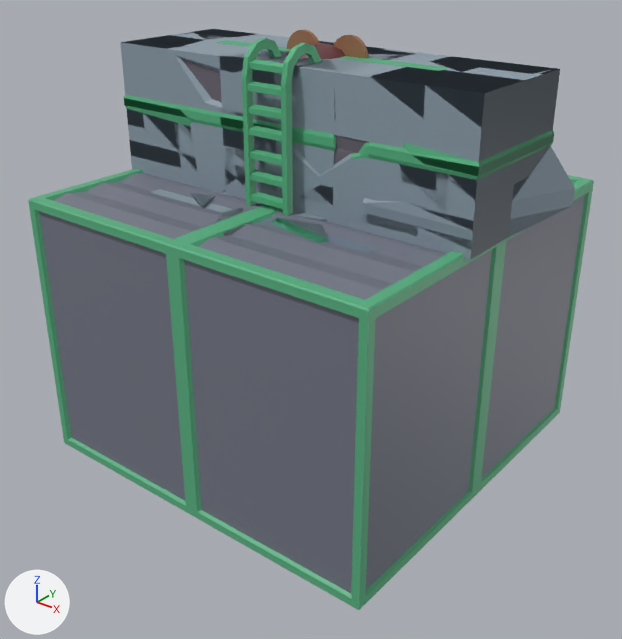
Renders of the FBX model Assets/Models/ld59.fbx from each side of a commit.
Rendered twice from a 50 mm lens placed at (3.85, -4.93, 1.96), pointed at (0.12, -0.26, -0.93). Arrows for +X, +Y and +Z are at lower left; the lights stay in place. The older version comes first. Where no turn or scale is listed for an object, it has been applied to the vertices.

In view in the first picture: 'Elevator', 'Ladder', 'Plane', 'Rat', 'Wall', 'Wall.Breakable', 'Wall.Broken' and 2 more.
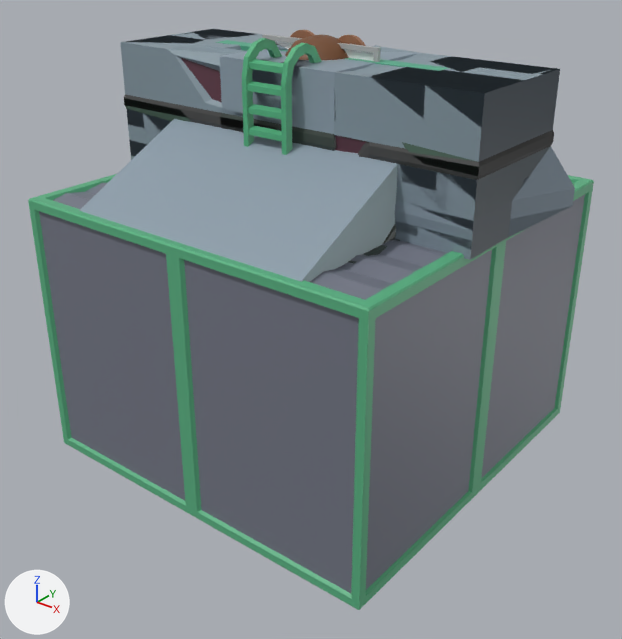
Patch to the scene script:
```diff
--- a/Assets/Models/ld59.fbx.py
+++ b/Assets/Models/ld59.fbx.py
@@ me_cube_013 @@
 # used by ob_wall_breakable; location = (0.0, 0.0, 0.0)
-me_cube_013.from_pydata(...)  # 255 vertices, 238 faces; spans x -1.55..1.56, y -1.13..1.13, z -0.01..1.0
+me_cube_013.from_pydata(...)  # 271 vertices, 258 faces; spans x -1.55..1.56, y -1.13..1.13, z -0.01..1.05
+# me_cube_013 part 2
+# 3 vertices are removed from x -0.74..-0.37, y -0.44..0.0, z 1.0
+# 10 faces are deleted
+# 11 vertices move from x -0.39..0.52, y -0.5..0.5, z 0.86..1.0 to x -0.46..0.42, y -0.46..0.51, z 0.86..1.03
+# 19 vertices are added at x -0.87..-0.21, y -0.29..0.23, z 0.91..1.05
+# 30 new faces join them
+# me_cube_013 part 3: 222 kept faces spanning x -1.55..1.56, y -1.13..1.13, z -0.01..1.03 get new texture (UV) coordinates
 me_cube_013.materials.append(mat_material)
@@ me_cube_001 @@
 me_cube_001.from_pydata(...)  # 28 vertices, 26 faces; spans x -0.509..0.509, y -0.509..0.509, z 0.0..1.0
 # used by ob_wall; location = (0.0, 0.0, 0.0)
+# me_cube_001 part 4: texture (UV) coordinates of 12 of 26 faces, centred in x -0.509..0.509, y -0.509..0.509, z 0.513..0.596, changed; they spanned u 0.06..0.06, v 0.69..0.69 and now span u 0.06..0.06, v 0.58..0.58
 me_cube_001.materials.append(mat_material)
@@ me_cube_008 @@
 me_cube_008.from_pydata(...)  # 285 vertices, 286 faces; spans x -1.55..1.76, y -1.13..1.13, z -0.02..1.0
 # used by ob_wall_broken; location = (0.0, 0.0, 0.0)
+# me_cube_008 part 1: texture (UV) coordinates of 284 of 286 faces, centred in x -1.55..1.65, y -1.1..1.1, z -0.02..1.0, changed; they spanned u 0.06..0.21, v 0.69..0.82 and now span u 0.05..0.2, v 0.6..0.82
 me_cube_008.materials.append(mat_material)
@@ me_cube_013_1 @@
+me_cube_013_1.from_pydata(...)  # 456 vertices, 235 faces; spans x -0.51..0.51, y -0.023..0.006, z 0.389..1.096
+me_cube_013_1.materials.append(mat_material)  # picture img_palette_png
@@ me_cube_024 @@
+me_cube_024.from_pydata(...)  # 30 vertices, 22 faces; spans x -1.06..1.06, y -1.01..1.01, z -1.35..0.01
+me_cube_024.materials.append(mat_material)  # picture img_palette_png
@@ me_sphere_007 @@
+me_sphere_007.from_pydata(...)  # 1937 vertices, 2048 faces; spans x -0.337..0.337, y -0.419..0.472, z 0.013..1.133
+me_sphere_007.materials.append(mat_material)  # picture img_palette_png
@@ me_cube_028 @@
+me_cube_028.from_pydata(...)  # 50 vertices, 40 faces; spans x -1.01..1.01, y -1.5..0.51, z 0.0..1.0
+me_cube_028.materials.append(mat_material)  # picture img_palette_png
@@ ob_painting @@
+ob_painting = bpy.data.objects.new('Painting', me_cube_013_1)
+ob_painting.location = (-0.013, 0.0, -0.005)
@@ ob_grinder @@
+ob_grinder = bpy.data.objects.new('Grinder', me_cube_024)
+ob_grinder.location = (0.0, 0.0, 0.0)
@@ ob_molecule @@
+ob_molecule = bpy.data.objects.new('Molecule', me_sphere_007)
+ob_molecule.location = (0.0, 0.0, 0.0)
@@ ob_ramp @@
+ob_ramp = bpy.data.objects.new('Ramp', me_cube_028)
+ob_ramp.location = (0.0, 0.0, 0.0)
```

What differs and where, as boxes [x1, y1, x2, y2] in the pictures (622 x 639 px):
'Ramp', added
    after: [79, 119, 398, 282]
'Molecule', added (brown)
    after: [285, 34, 349, 60]
'Painting', added
    after: [262, 34, 381, 62]
'Grinder', added (mostly hidden)
    after: [348, 239, 400, 263]
part 1 of me_cube_008, surface changed
    both: [124, 39, 553, 245]
part 2 of me_cube_013, cut back
    before: [122, 36, 454, 114]
    after: [122, 36, 454, 103]
part 3 of me_cube_013, surface changed
    both: [120, 34, 554, 244]
part 4 of me_cube_001, surface changed (green to black)
    both: [220, 113, 336, 151]
